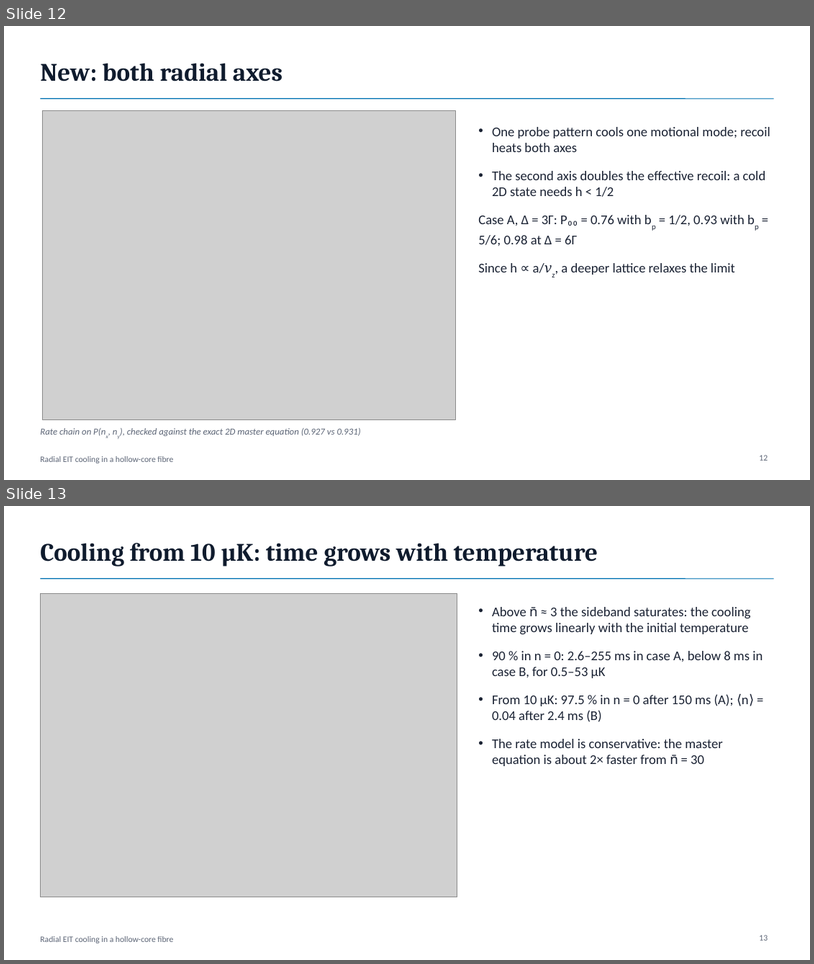
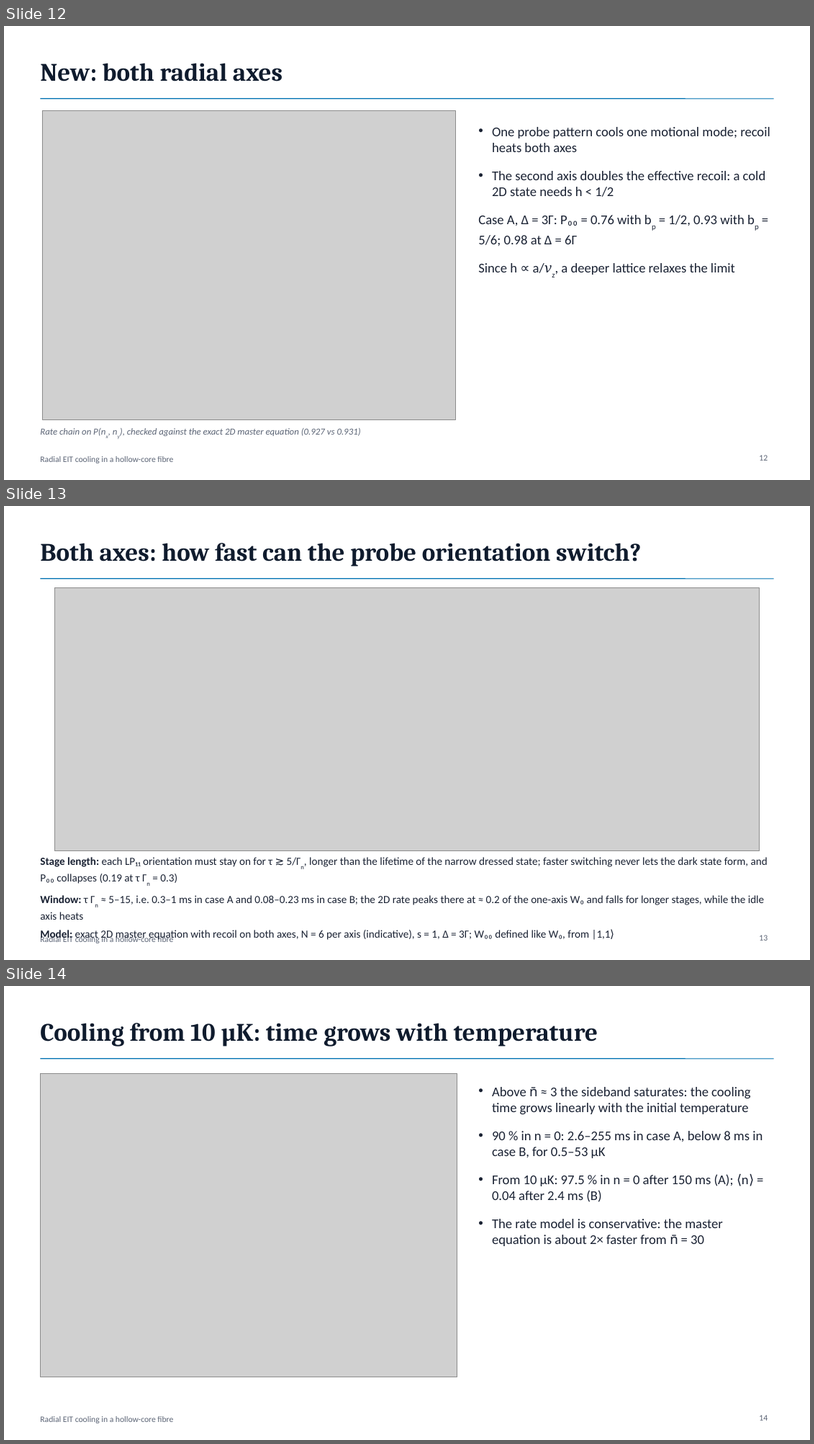
Before and after one commit to Leonardo-Razzai/hcf-eit-cooling, a slide deck: presentation/radial_eit_cooling_talk.pptx. Shown one above the other, each under a label of ours: slides 12 and 13 before the commit, slides 12, 13 and 14 after it. The pictures are 814x964 and 814x1444 pixels, drawn with LibreOffice and Linux fonts; fonts in the diff are those of the drawing; grey boxes stand for pictures. Boxes give left, top, right and bottom in pixels: in the first picture for what was removed or moved away, otherwise in the second. Text is boxed around its words. In the diff, an @@ line names an element or a change of style, - is before the commit and + after.

```diff
--- a/presentation/radial_eit_cooling_talk.pptx
+++ b/presentation/radial_eit_cooling_talk.pptx
@@ slide 13 added at <box>4,506,810,960</box>, background #FFFFFF; not listed: 2 template elements that a slide beside it also shows @@
@@ title added at <box>40,543,641,566</box>, 30 pt, text #0F1B2D, bold @@
+Both axes: how fast can the probe orientation switch?
@@ picture added at <box>55,587,760,851</box> @@
@@ text added at <box>40,857,768,941</box>, 13 pt, text #1A2233 @@
+• Stage length: each LP₁₁ orientation must stay on for τ ≳ 5/Γn, longer than the lifetime of the narrow dressed state; faster switching never lets the dark state form, and P₀₀ collapses (0.19 at τ Γn = 0.3)
+• Window: τ Γn ≈ 5–15, i.e. 0.3–1 ms in case A and 0.08–0.23 ms in case B; the 2D rate peaks there at ≈ 0.2 of the one-axis W₀ and falls for longer stages, while the idle axis heats
+• Model: exact 2D master equation with recoil on both axes, N = 6 per axis (indicative), s = 1, Δ = 3Γ; W₀₀ defined like W₀, from |1,1⟩
@@ page number added at <box>759,934,768,940</box>, 10 pt, text #5B6475 @@
+13
@@ what was slide 13 is now slide 14 @@
@@ page number at <box>759,1414,768,1420</box>: text changed @@
-13
+14
```
Also in this commit, not shown: 3 other files.
